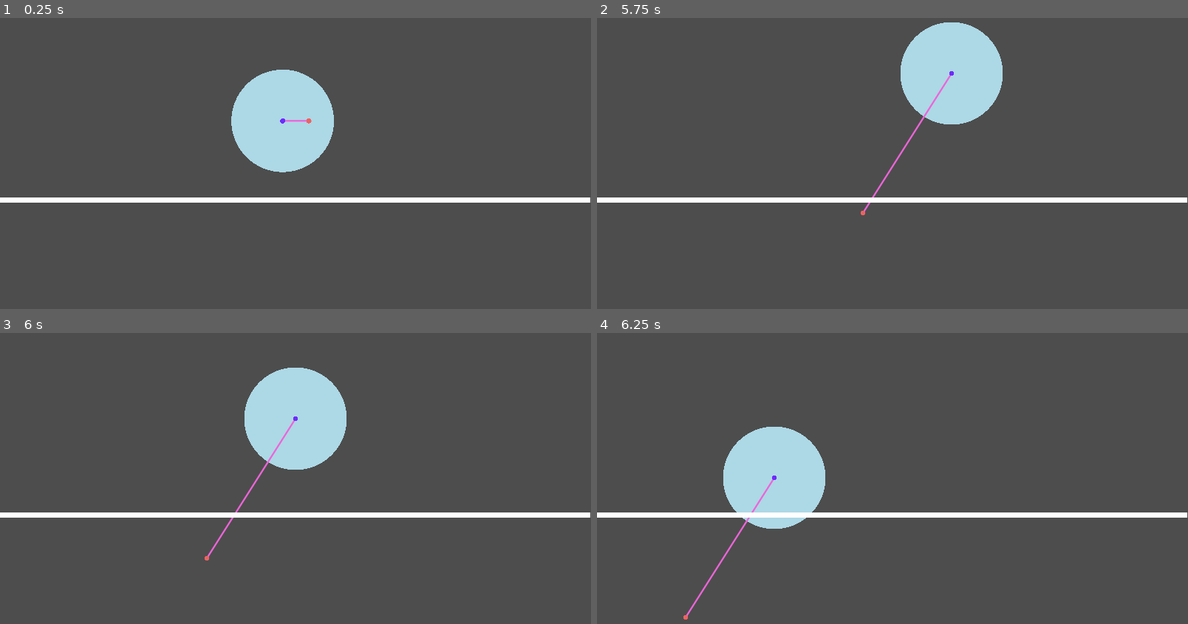
Above: before the commit, frames 1-4 (two rows, left to right).
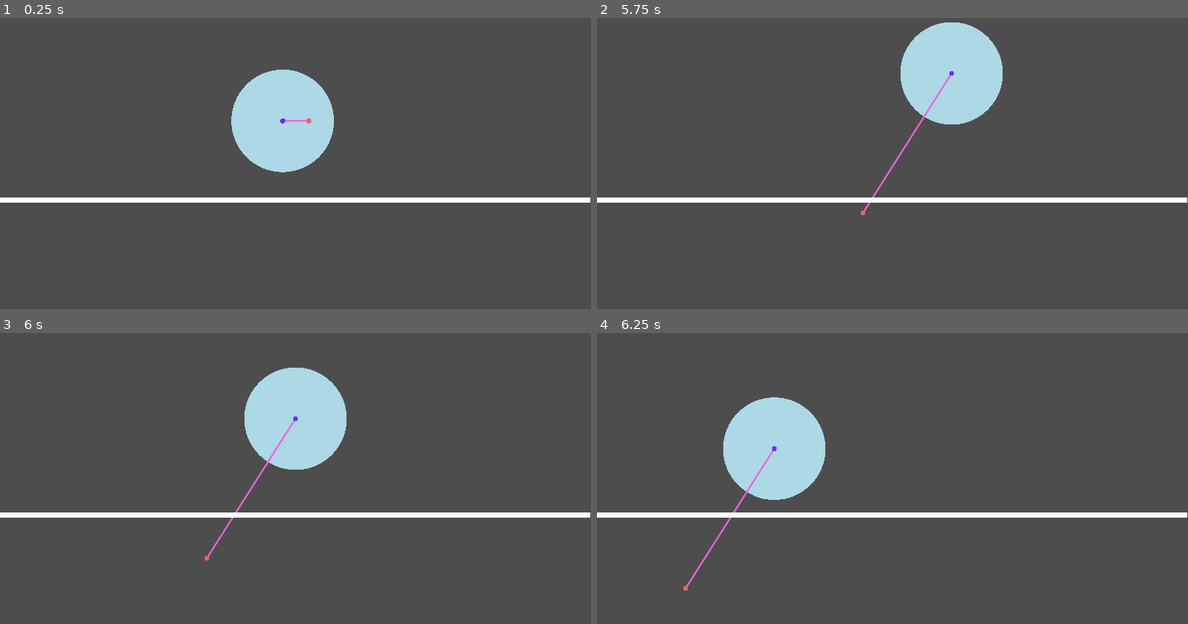
Above: after the commit, the same moments.

Repository: sihlecodes/projectile-motion-simulation
Game: Godot game, scene res://Main.tscn
The game is run twice, just before and just after one commit, with the same random seed, the same clock (stepped at 60 frames per second) and the same inputs.
Inputs (mouse positions are in pixels of both pictures, inside the frame that each line leads up to):
- Up to frame 1 (0.25 s): no input
- Up to frame 2 (5.75 s): tap Enter at 0.5, 2, 3.5 s; drag from (880, 119) to (951, 73) at 0.52 s; tap Space at 1.25, 2.75, 4.25 s; drag from (975, 73) to (862, 212) at 1.27 s; move the mouse to (715, 96) at 2.02 s; click (715, 96) at 2.17 s; drag from (922, 146) to (862, 212) at 2.77 s; move the mouse to (803, 64) at 3.52 s; click (803, 64) at 3.67 s; drag from (1022, 128) to (803, 64) at 4.27 s; move the mouse to (774, 163) at 5.02 s; click (774, 163) at 5.17 s
- Up to frame 3 (6 s): drag from (354, 388) to (177, 478) at 5.77 s
- Up to frame 4 (6.25 s): no input

Frames 1-3 are identical in both runs. In frame 4, 3.6% of the frame differs, in the area x 14-39%, y 22-99%.

Commit message:
Clamped launcher vertical movement

Diff:
--- a/Launcher.gd
+++ b/Launcher.gd
@@ -26,6 +26,10 @@
 			print("Angle: %s" % rad_to_deg(get_initial_velocity_from(child).angle()))
 			print("Child angle: %s" % rad_to_deg(child.global_position.angle_to(global_position)))
 
+func _process(_delta: float) -> void:
+	super._process(_delta)
+	position.y = clamp(position.y, 0, $"../Ground".position.y - radius * 2)
+
 func _draw():
 	draw_circle(Vector2(), range_radius, range_color)
 
